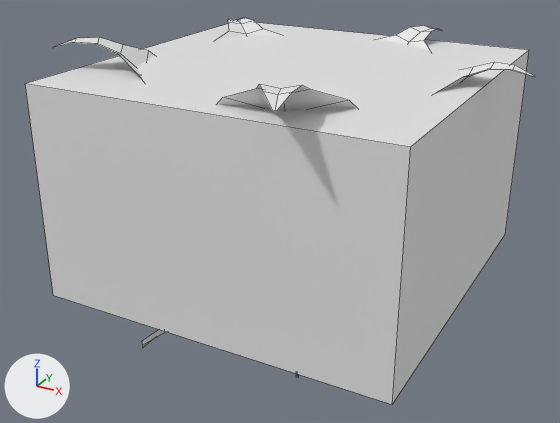
Two versions of the FBX model Game/Assets/Art/Models/Plants/Plant_Collector_03.fbx, one commit apart.
Both versions are drawn from a camera (50 mm lens) standing at (0.72, -5.3, 3.72) and looking at (-2.08, -0.2, 1.17). Arrows for +X, +Y and +Z are at lower left; the lights stay in place. The first picture is the older version. Mesh edges are drawn as thin lines. Where no turn or scale is listed for an object, it has been applied to the vertices.

The first picture shows 'INTERACT_03', 'Plant_Collector_03'.
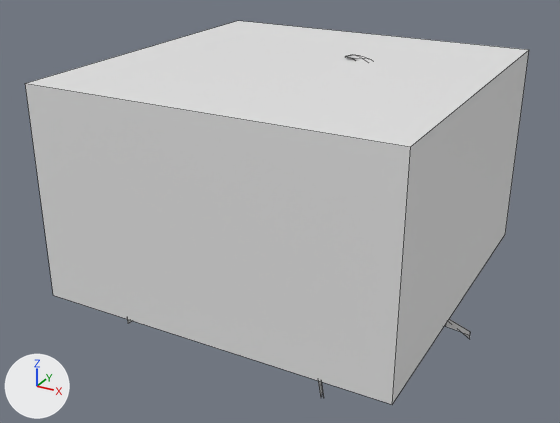
Changed parts and their boxes [x1, y1, x2, y2] in the pictures (560 x 423 px; the box of a moved part takes in the faces that stretch with it):
'Plant_Collector_03', reshaped (mostly hidden)
    before: [53, 18, 535, 348]
    after: [127, 55, 470, 398]
part 1 of me_plant_collector_03_003, moved or reshaped (not visible afterwards)
    before: [142, 330, 166, 348]
part 2 of me_plant_collector_03_003, rebuilt (not visible before)
    after: [318, 381, 324, 398]
part 3 of me_plant_collector_03_003, rebuilt (not visible before)
    after: [445, 319, 470, 339]
part 4 of me_plant_collector_03_003, added (mostly hidden)
    after: [346, 55, 368, 61]
part 5 of me_plant_collector_03_003, moved or reshaped (not visible afterwards)
    before: [53, 18, 535, 111]

What the commit changed:
me_plant_collector_03_003 is used by ob_plant_collector_03; location (-2.0, 0.0, 0.0); rotation (1.571, 0.0, -3.142), in degrees (90, 0, -180).
me_plant_collector_03_003 had 1065 vertices, 929 faces and spanned x -1.72..1.62, y 0.0..2.58, z -1.75..1.62.
me_plant_collector_03_003 now has 1194 vertices, 1057 faces and spans x -1.51..1.32, y 0.0..2.36, z -1.26..1.3.
me_plant_collector_03_003 part 1: the loose piece of 24 vertices spanning x -0.04..0.68, y 0.03..0.5, z -1.35..-0.07 is turned -15.2 degrees about the y axis through the mesh origin.
me_plant_collector_03_003 part 2: the loose piece of 24 vertices spanning x -0.64..0.15, y 0.02..0.5, z -1.13..-0.06 is rebuilt with 24 vertices and now spans x -0.84..0.0, y 0.03..0.5, z -1.26..-0.06.
me_plant_collector_03_003 part 3: the loose piece of 24 vertices spanning x -1.22..-0.11, y 0.05..0.5, z -0.42..0.35 is rebuilt with 24 vertices and now spans x -1.51..-0.12, y 0.05..0.5, z -0.38..0.39.
me_plant_collector_03_003 part 4: a new loose piece of 99 vertices spanning x -1.06..0.43, y 1.89..2.36, z 0.05..1.11, in mat_m_bridge_preview (white #e7e7e7).
me_plant_collector_03_003 part 5: 288 vertices moved from x -0.96..1.03, y 1.09..1.9, z -0.98..1.01 to x -1.06..1.13, y 1.09..1.92, z -1.08..1.11; 129 vertices removed from x -1.72..1.62, y 1.8..2.58, z -1.75..1.62; 96 vertices added at x -1.24..1.32, y 1.79..1.89, z -1.26..1.3.
Other edits to the shape of me_plant_collector_03_003 do not show in these pictures.
